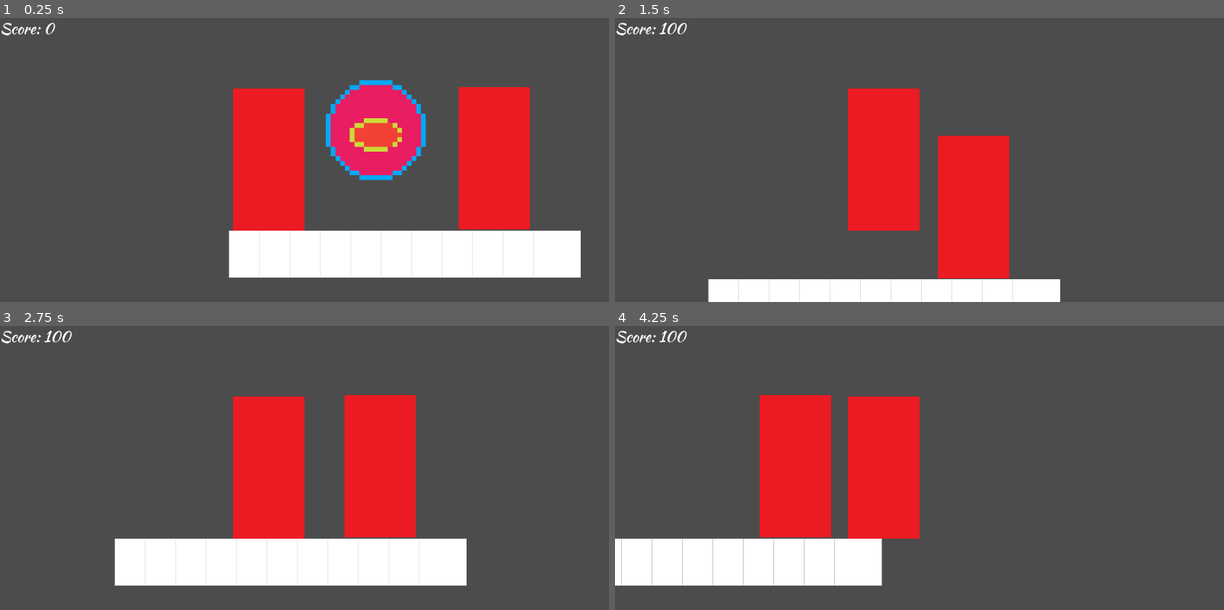
Above: before the commit, frames 1-4 (two rows, left to right).
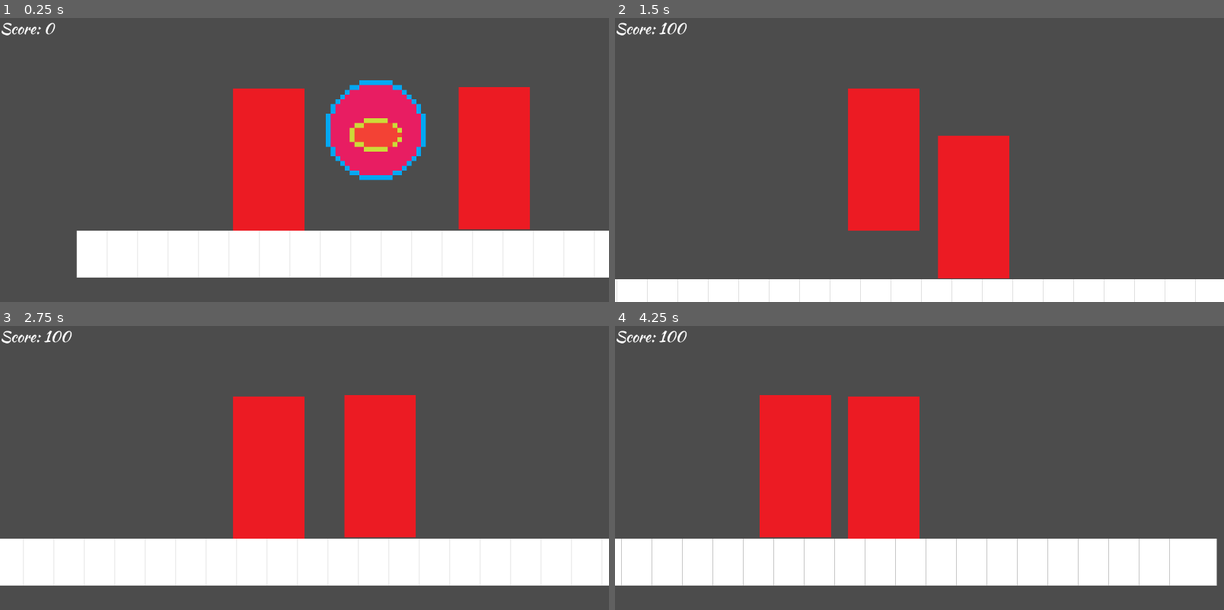
Above: after the commit, the same moments.

Repository: nateslagter/Ninja-Man-Quest-for-the-Shuriken
Game: Godot game, scene res://src/levels/testLevel.tscn
Same seed, same stepped clock (60 frames per second), same inputs: the game is played once before the commit and once after it.
Inputs:
- Up to frame 1 (0.25 s): no input
- Up to frame 2 (1.5 s): tap Enter at 0.5 s; hold Right (move_right) from 0.53 s (still down); tap Space (jump) at 0.77 s
- Up to frame 3 (2.75 s): tap Space (jump) at 1.52 s; release Right (move_right) at 2.03 s; hold Left (move_left) from 2.03 s (still down)
- Up to frame 4 (4.25 s): release Left (move_left) at 2.78 s; hold Right (move_right) from 2.78 s (still down); tap Space (jump) at 3.02, 3.77 s

The runs differ from the first frame. In frame 1, 5.0% of the frame differs, in the area x 12-100%, y 74-92%; in frame 2, 3.4%; in frame 3, 7.0%; in frame 4, 9.2%, in the area x 41-99%, y 74-92%.

Commit message:
Bound the movement of the boss ai

Diff:
--- a/src/actors/Boss.gd
+++ b/src/actors/Boss.gd
@@ -15,6 +15,7 @@
 	velocity.y += gravity * delta
 	if moving:
 		velocity = move_and_slide(velocity,Vector2(0,0))
+		velocity.x = clamp(velocity.x,-100,100)
 
 
 func _on_MoveTimer_timeout() -> void:
@@ -25,6 +26,5 @@
 	moving = true
 
 
-
 func _on_JumpTimer_timeout() -> void:
 	velocity.y += jump_speed
--- a/src/levels/testLevel.tscn
+++ b/src/levels/testLevel.tscn
@@ -39,7 +39,7 @@
 collision_layer = 3
 collision_mask = 3
 format = 1
-tile_data = PoolIntArray( 458752, 0, 0, 458753, 0, 0, 458754, 0, 0, 458755, 0, 0, 458756, 0, 0, 458757, 0, 0, 458758, 0, 0, 458759, 0, 0, 458760, 0, 0, 458761, 0, 0, 458762, 0, 0 )
+tile_data = PoolIntArray( 524283, 0, 0, 524284, 0, 0, 524285, 0, 0, 524286, 0, 0, 524287, 0, 0, 458752, 0, 0, 458753, 0, 0, 458754, 0, 0, 458755, 0, 0, 458756, 0, 0, 458757, 0, 0, 458758, 0, 0, 458759, 0, 0, 458760, 0, 0, 458761, 0, 0, 458762, 0, 0, 458763, 0, 0, 458764, 0, 0, 458765, 0, 0, 458766, 0, 0, 458767, 0, 0, 458768, 0, 0, 458769, 0, 0, 458770, 0, 0, 458771, 0, 0, 458772, 0, 0, 458773, 0, 0 )
 
 [node name="Boss" parent="." instance=ExtResource( 5 )]
 position = Vector2( 557.219, 295.708 )
